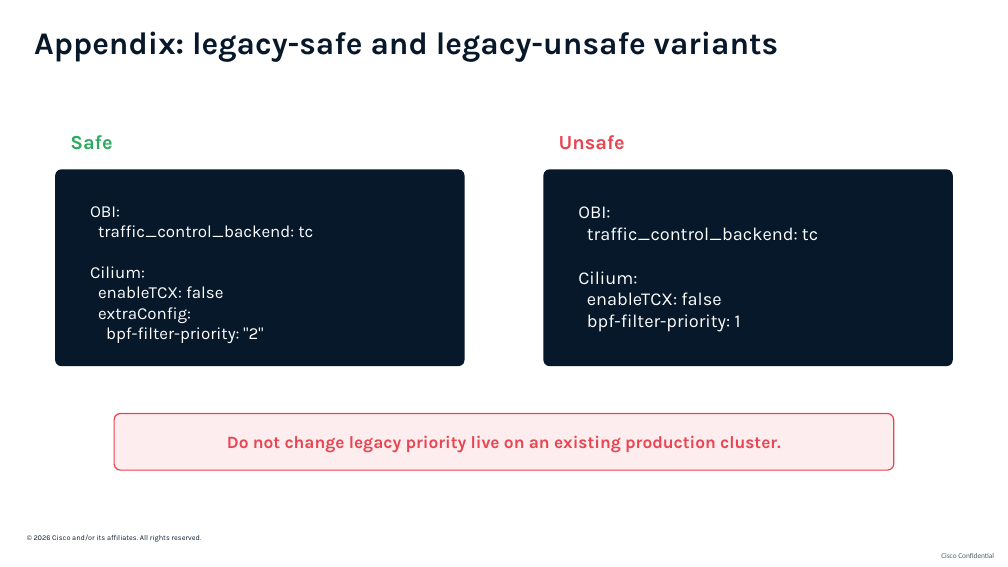
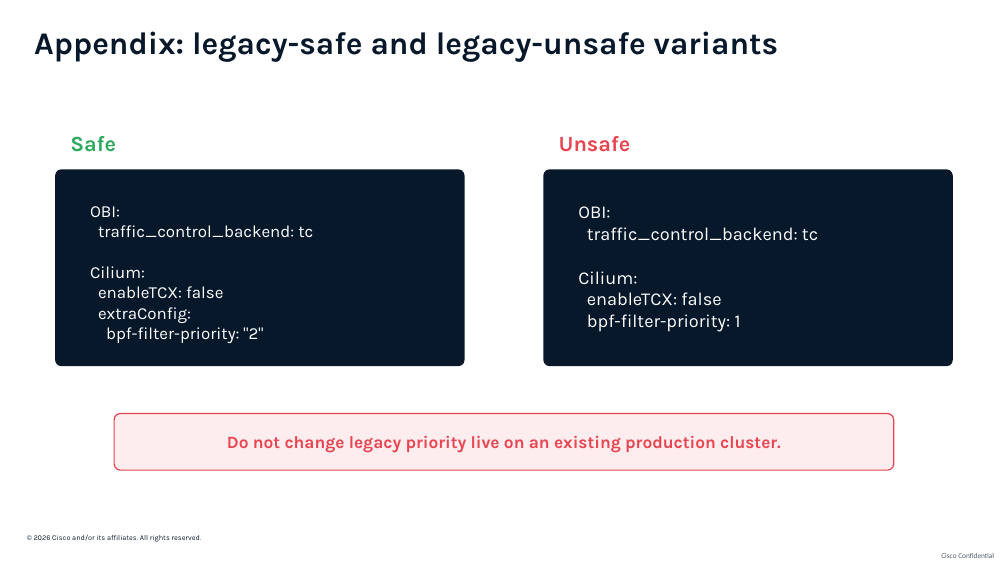
Before and after one commit to ajimenez1503/cilium-obi-demo, a slide deck: slide 35 of slides/cilium-obi-session-deck-latest.pptx. Drawn at 1008x567 pixels with LibreOffice and Linux fonts; fonts in the diff are those of the drawing; background and template pictures are left out. Boxes give left, top, right and bottom in pixels: in the first picture for what was removed or moved away, otherwise in the second. Text is boxed around its words. In the diff, an @@ line names an element or a change of style, - is before the commit and + after.

```diff
--- a/slides/cilium-obi-session-deck-latest.pptx
+++ b/slides/cilium-obi-session-deck-latest.pptx
@@ text "Safe" at (70, 136, 116, 152): size 19 to 20.6 pt @@
@@ text "Unsafe" at (559, 136, 631, 152): size 19 to 20.6 pt @@
```
Also in this commit, not shown: 7 other slides changed, 1 slide added, 1 slide removed.
